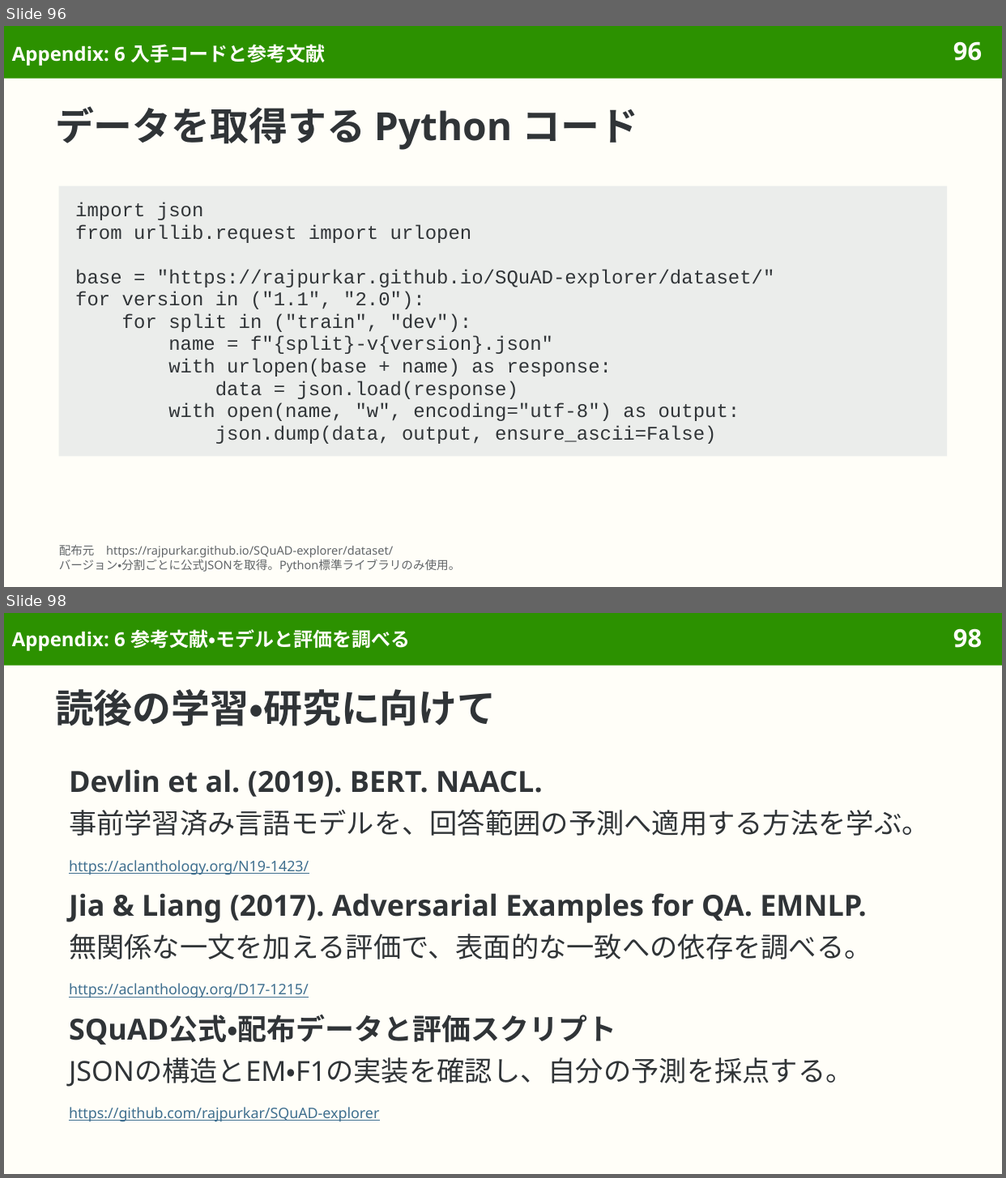
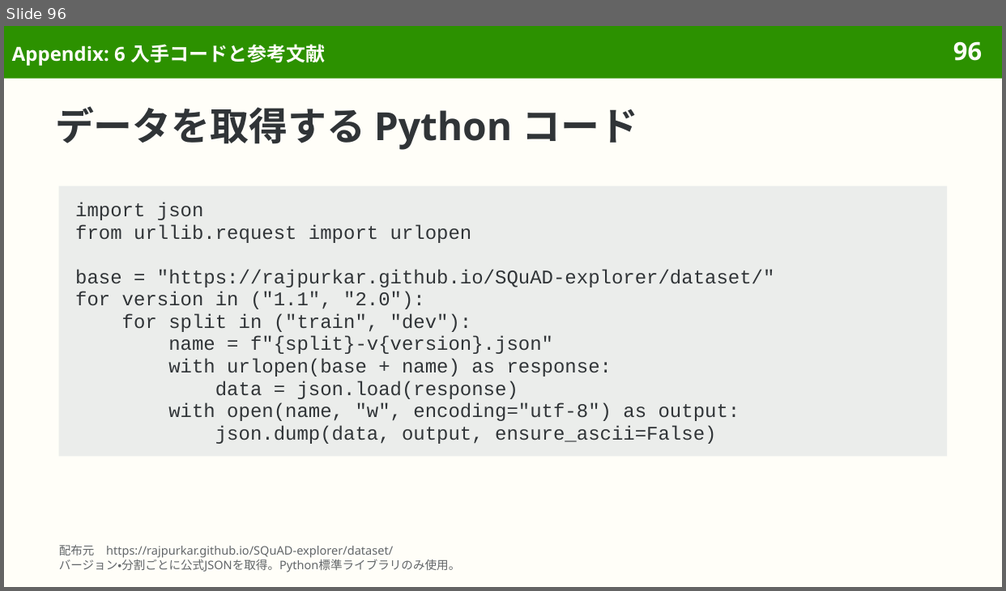
Before and after one commit to sasakiy84/datasets-in-10-minutes, a slide deck: slides/datasets-in-10-minutes-squad.pptx. Shown one above the other, each under a label of ours: slides 96 and 98 before the commit, slide 96 after it; the slides between them are not shown. The pictures are 1006x1178 and 1006x591 pixels, drawn with LibreOffice and Linux fonts; fonts in the diff are those of the drawing. Boxes give left, top, right and bottom in pixels: in the first picture for what was removed or moved away, otherwise in the second. Text is boxed around its words. In the diff, an @@ line names an element or a change of style, - is before the commit and + after.

```diff
--- a/slides/datasets-in-10-minutes-squad.pptx
+++ b/slides/datasets-in-10-minutes-squad.pptx
@@ slide 98 removed at (4,613,1002,1174), background #FFFEF8; not listed: 2 template elements that a slide beside it also shows @@
@@ title removed at (12,629,410,651) @@
-Appendix: 6 参考文献・モデルと評価を調べる
@@ title removed at (55,689,496,726) @@
-読後の学習・研究に向けて
@@ text removed at (69,769,543,797) @@
-Devlin et al. (2019). BERT. NAACL.
@@ text removed at (69,810,930,836) @@
-事前学習済み言語モデルを、回答範囲の予測へ適用する方法を学ぶ。
@@ text removed at (69,860,309,875) @@
-https://aclanthology.org/N19-1423/
@@ text removed at (69,893,867,923) @@
-Jia & Liang (2017). Adversarial Examples for QA. EMNLP.
@@ text removed at (69,934,872,960) @@
-無関係な一文を加える評価で、表面的な一致への依存を調べる。
@@ text removed at (69,983,309,999) @@
-https://aclanthology.org/D17-1215/
@@ text removed at (69,1015,616,1045) @@
-SQuAD公式・配布データと評価スクリプト
@@ text removed at (69,1058,854,1087) @@
-JSONの構造とEM・F1の実装を確認し、自分の予測を採点する。
@@ text removed at (69,1107,379,1122) @@
-https://github.com/rajpurkar/SQuAD-explorer
```
Also in this commit, not shown: 3 slides added, 1 other slide removed, 10 other files.
